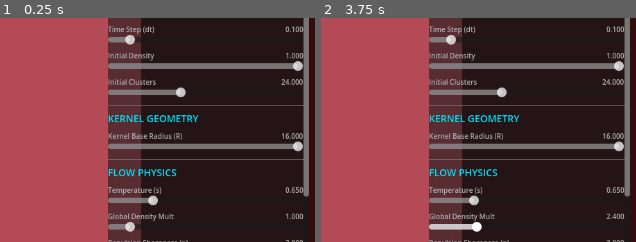
Above: before the commit, frames 1-2 (left to right).
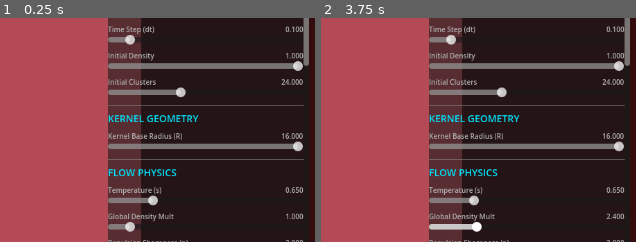
Above: after the commit, the same moments.

Repository: pvtrcorps/L_0001
Game: Godot game, scene res://simulation/Main.tscn
Two runs of this game, one before a commit and one after it. Both use one fixed random seed, a clock stepped at 60 frames per second and the inputs below.
Inputs (mouse positions are % of the whole screen's width and height, from its top left):
- Up to frame 1 (0.25 s): no input
- Up to frame 2 (3.75 s): tap Enter at 0.5, 2, 3.5 s; move the mouse to (65, 45) at 0.52 s; click (65, 45) at 0.67 s; tap Space at 1.25, 2.75 s; drag from (11, 55) to (30, 70) at 1.27 s; move the mouse to (49, 28) at 2.02 s; click (49, 28) at 2.17 s; drag from (30, 70) to (outside the picture) at 2.77 s; move the mouse to (75, 65) at 3.52 s; click (75, 65) at 3.67 s
The pictures show only the part of the screen within x 50-100%, y 19-69%; the shares and areas given below are measured in that part.

The runs differ from the first frame. In frame 1, 1.1% of the frame differs, in the area x 96-99%, y 20-80%; in frame 2, 1.1%.
Error before the commit: Parse Error: Cannot infer the type of "mouse_x" variable because the value doesn't have a set type. (res://simulation/GeneRangeSlider.gd:63)
Error after the commit: Cannot call method 'compute_list_begin' on a null value. (res://simulation/LeniaSimulation.gd:431)

Commit message:
range sliders fixes

Diff:
--- a/simulation/GeneRangeSlider.gd
+++ b/simulation/GeneRangeSlider.gd
@@ -43,7 +43,7 @@
 func _draw() -> void:
 	var center_y := size.y * 0.5
 	var left := handle_radius
-	var right := max(left + 1.0, size.x - handle_radius)
+	var right: float = max(left + 1.0, size.x - handle_radius)
 
 	# Base track
 	draw_line(Vector2(left, center_y), Vector2(right, center_y), Color(0.25, 0.25, 0.25), 4.0)
@@ -59,21 +59,23 @@
 
 func _gui_input(event: InputEvent) -> void:
 	if event is InputEventMouseButton and event.button_index == MOUSE_BUTTON_LEFT:
-		if event.pressed:
-			var mouse_x := event.position.x
+		var mouse_event := event as InputEventMouseButton
+		if mouse_event.pressed:
+			var mouse_x := mouse_event.position.x
 			var min_x := _value_to_x(min_value)
 			var max_x := _value_to_x(max_value)
 			if abs(mouse_x - min_x) <= abs(mouse_x - max_x):
 				_dragging_min = true
 			else:
 				_dragging_max = true
-			_update_drag(event.position.x)
+			_update_drag(mouse_event.position.x)
 		else:
 			_dragging_min = false
 			_dragging_max = false
 	elif event is InputEventMouseMotion:
 		if _dragging_min or _dragging_max:
-			_update_drag(event.position.x)
+			var mouse_event := event as InputEventMouseMotion
+			_update_drag(mouse_event.position.x)
 
 func _update_drag(mouse_x: float) -> void:
 	var value := _x_to_value(mouse_x)
@@ -92,11 +94,11 @@
 	if is_equal_approx(max_limit, min_limit):
 		return handle_radius
 	var t := (value - min_limit) / (max_limit - min_limit)
-	return lerp(handle_radius, max(size.x - handle_radius, handle_radius + 1.0), t)
+	return lerp(handle_radius, max(size.x - handle_radius, handle_radius + 1.0), t) as float
 
 func _x_to_value(x: float) -> float:
 	var left := handle_radius
-	var right := max(left + 1.0, size.x - handle_radius)
+	var right: float = max(left + 1.0, size.x - handle_radius)
 	var t := inverse_lerp(left, right, clamp(x, left, right))
 	return lerp(min_limit, max_limit, t)
 
Not shown, added: simulation/GeneRangeSlider.gd.uid
